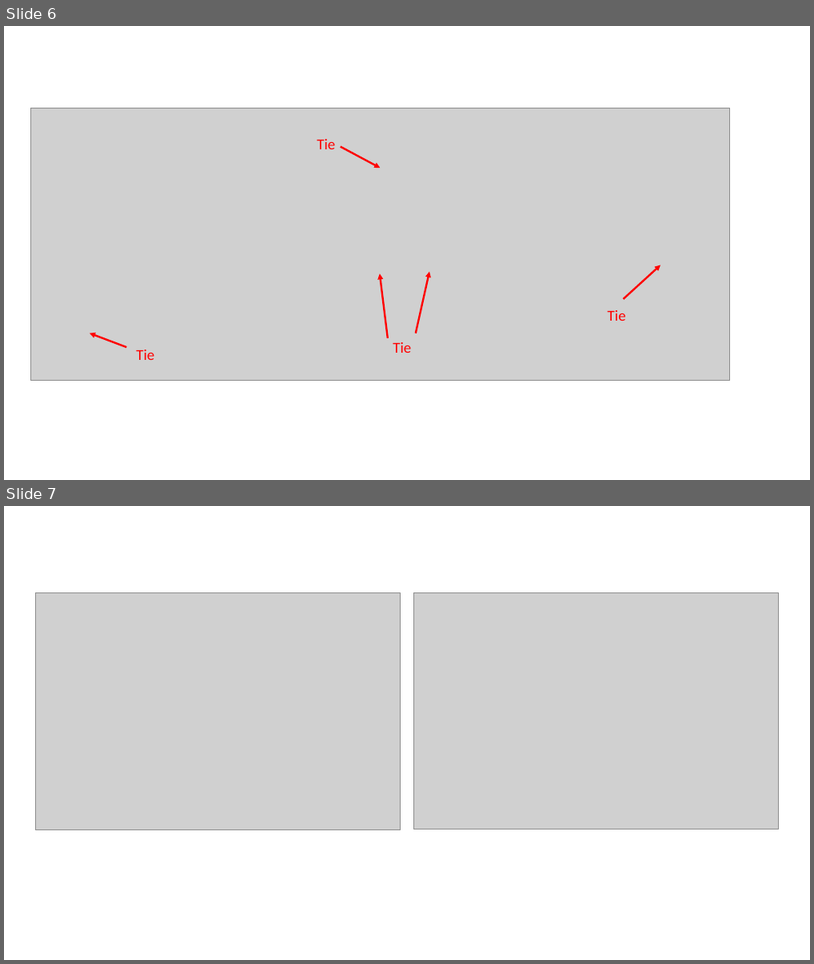
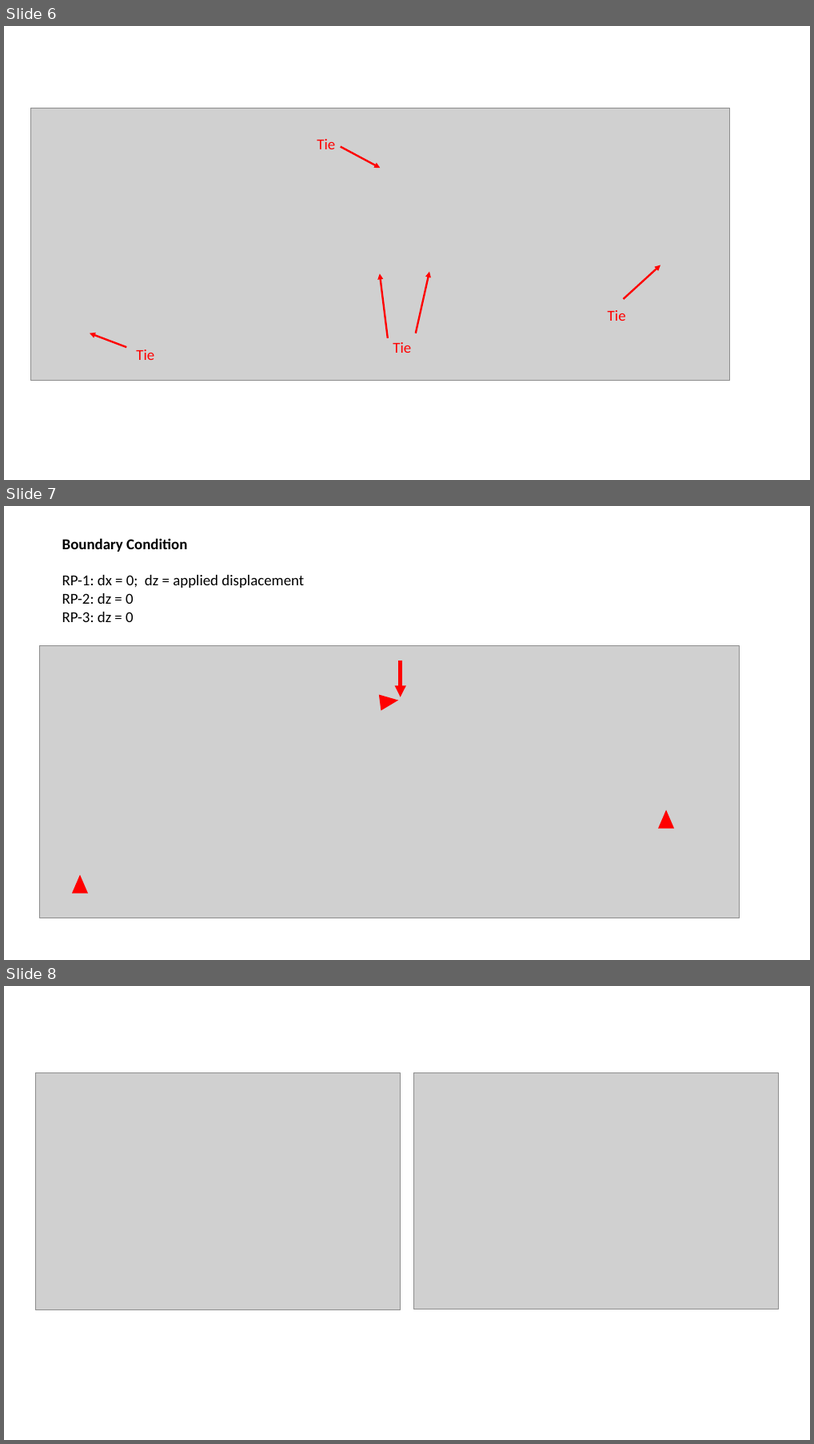
Before and after one commit to Concrete-Chrono-Development/concrete-calibration, a slide deck: TPB test calibration/TPB test.pptx. Shown one above the other, each under a label of ours: slides 6 and 7 before the commit, slides 6, 7 and 8 after it. The pictures are 814x964 and 814x1444 pixels, drawn with LibreOffice and Linux fonts; fonts in the diff are those of the drawing; grey boxes stand for pictures. Boxes give left, top, right and bottom in pixels: in the first picture for what was removed or moved away, otherwise in the second. Text is boxed around its words. In the diff, an @@ line names an element or a change of style, - is before the commit and + after.

```diff
--- a/TPB test calibration/TPB test.pptx
+++ b/TPB test calibration/TPB test.pptx
@@ slide 7 added at (4, 506, 810, 960), background #FFFFFF @@
@@ text added at (62, 538, 304, 622), 18 pt, text #000000 @@
+Boundary Condition
+RP-1: dx = 0; dz = applied displacement
+RP-2: dz = 0
+RP-3: dz = 0
@@ picture added at (40, 646, 740, 917) @@
@@ arrow added from (401, 660) to (401, 697), #FF0000 4.5 pt @@
@@ triangle added at (379, 692, 400, 711), fill #FF0000 @@
@@ triangle added at (658, 810, 675, 828), fill #FF0000 @@
@@ triangle added at (72, 875, 88, 893), fill #FF0000 @@
@@ what was slide 7 is now slide 8 @@
```
Also in this commit, not shown: 1 slide changed.
